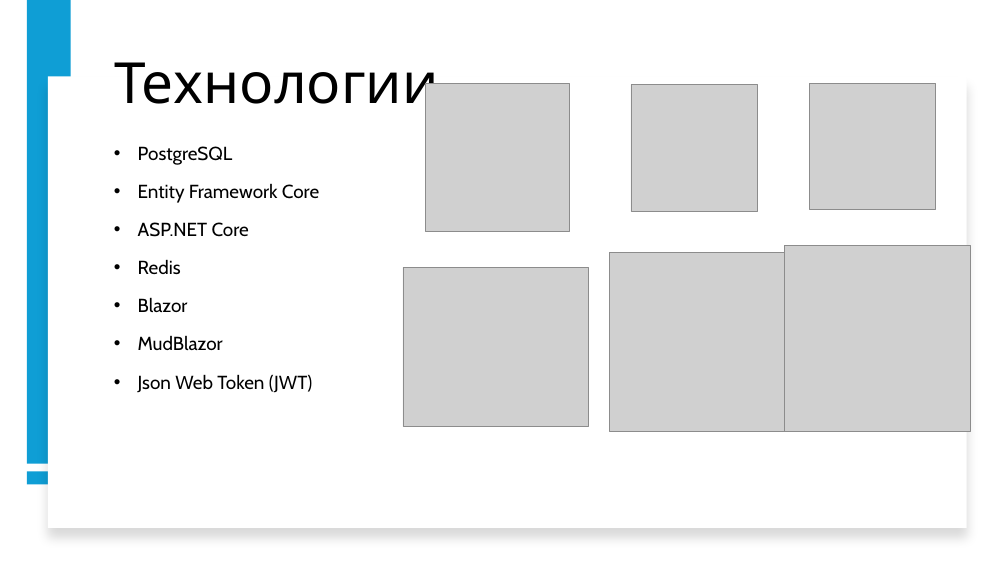
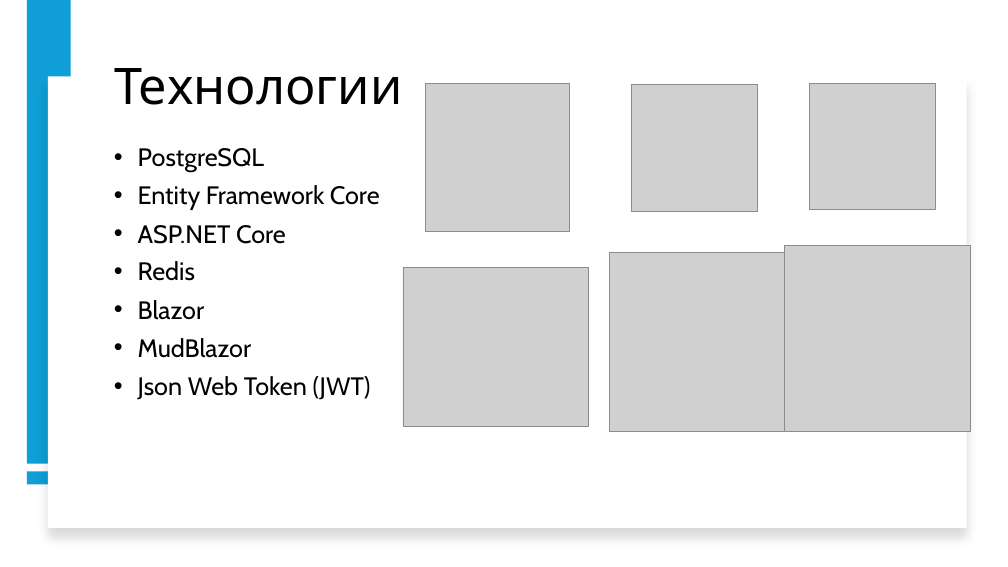
Before and after one commit to Exonault/BooksAPI, a slide deck: slide 5 of Document/Presentation.pptx (slide 7 before the commit). Drawn at 1008x567 pixels with LibreOffice and Linux fonts; fonts in the diff are those of the drawing; grey boxes stand for pictures. Boxes give left, top, right and bottom in pixels: in the first picture for what was removed or moved away, otherwise in the second. Text is boxed around its words. In the diff, an @@ line names an element or a change of style, - is before the commit and + after.

```diff
--- a/Document/Presentation.pptx
+++ b/Document/Presentation.pptx
@@ title "Технологии" at (x1=114, y1=68, x2=402, y2=105): size 54 to 48 pt @@
@@ size 18 to 24 pt in 7 elements at (x1=138, y1=148, x2=264, y2=172), (x1=138, y1=225, x2=286, y2=244), (x1=138, y1=185, x2=380, y2=210), (x1=138, y1=261, x2=195, y2=281), (x1=138, y1=300, x2=205, y2=320), (x1=138, y1=338, x2=252, y2=358), (x1=138, y1=376, x2=371, y2=400) @@
```
Also in this commit, not shown: 2 other slides changed, 5 slides added, 2 slides removed.
